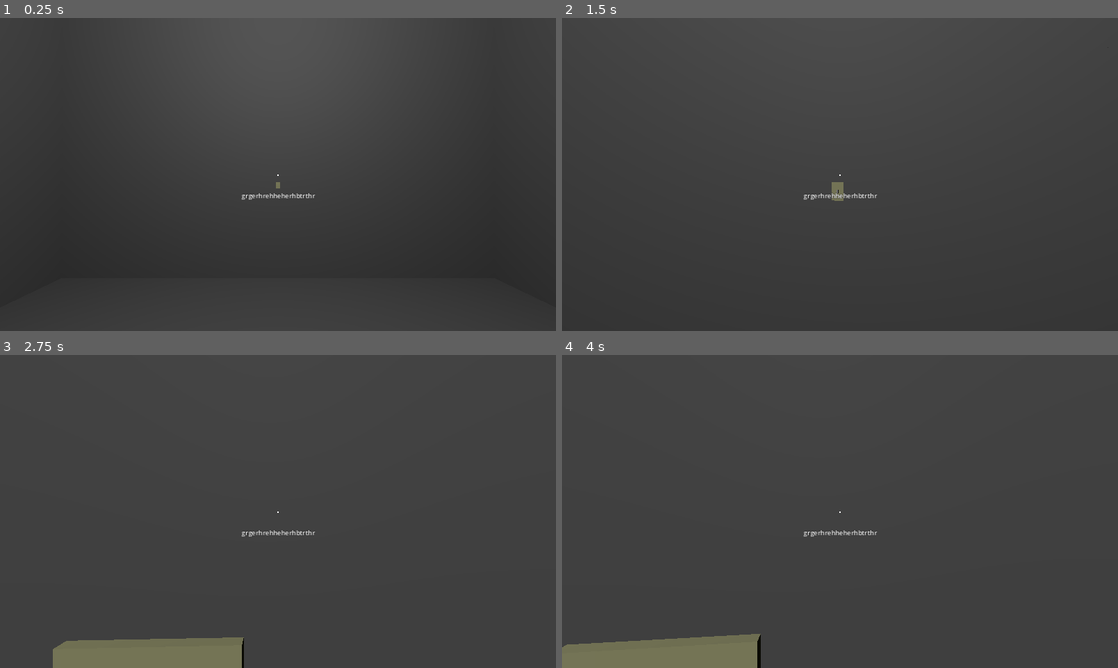
Above: before the commit, frames 1-4 (two rows, left to right).
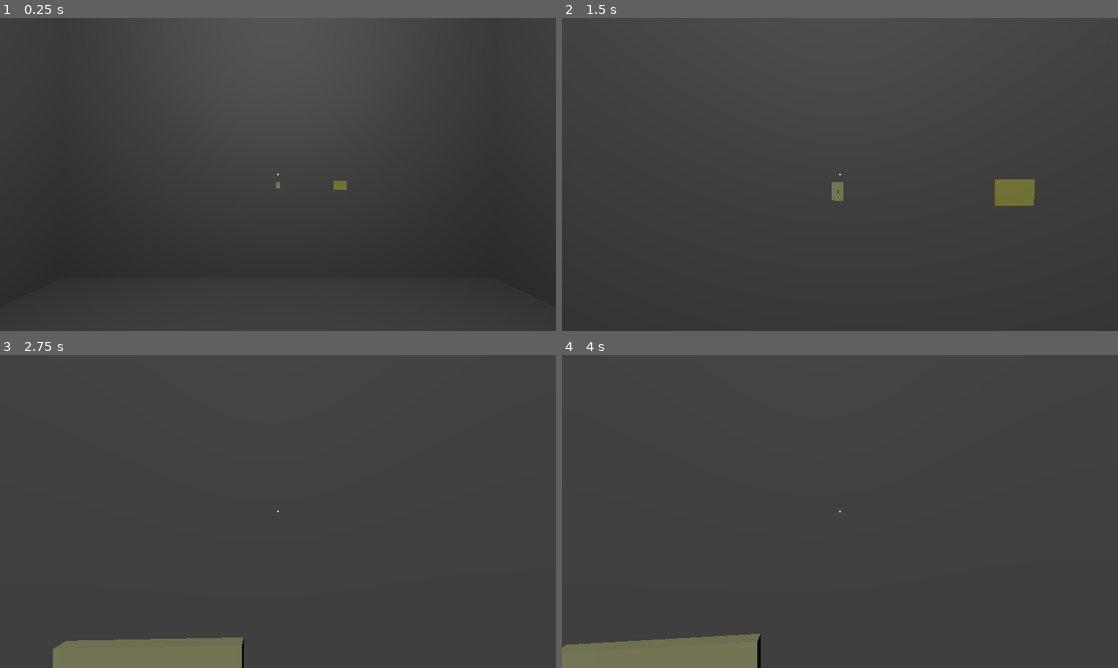
Above: after the commit, the same moments.

Repository: kaikzyx/ermo
Game: Godot game, scene res://source/main/main.tscn
Same seed, same stepped clock (60 frames per second), same inputs: the game is played once before the commit and once after it. Before the commit the project starts from res://source/main.tscn.
Inputs (mouse positions are in pixels of both pictures, inside the frame that each line leads up to):
- Up to frame 1 (0.25 s): no input
- Up to frame 2 (1.5 s): tap Enter at 0.5 s; move the mouse to (867, 174) at 0.52 s; hold W (forward) from 0.53 s (still down); tap E (interact) at 0.6 s; tap Backspace (stop_inspect, bound only after the commit) at 0.8, 1.35 s; move the mouse to (812, 174) at 1.27 s
- Up to frame 3 (2.75 s): keep holding W (forward); tap E (interact) at 1.55, 2.1 s; move the mouse to (289, 505) at 2.02 s; tap Backspace (stop_inspect, bound only after the commit) at 2.3 s
- Up to frame 4 (4 s): keep holding W (forward); tap Space at 2.75 s; move the mouse to (834, 517) at 2.77 s; tap Backspace (stop_inspect, bound only after the commit) at 2.85, 3.8 s; tap E (interact) at 3.05, 3.6 s; tap Enter at 3.5 s; move the mouse to (878, 514) at 3.52 s

The runs differ from the first frame. In frame 1, 0.2% of the frame differs, in the area x 43-63%, y 49-58%; in frame 2, 0.7%, in the area x 43-85%, y 49-60%; in frame 3, 0.1%; in frame 4, 0.1%.

Commit message:
Added global autoload, Readable interaction, inspection system and some changes.

Diff:
--- a/project.godot
+++ b/project.godot
@@ -11,9 +11,13 @@
 [application]
 
 config/name="Coexistence"
-run/main_scene="res://source/main.tscn"
+run/main_scene="res://source/main/main.tscn"
 config/features=PackedStringArray("4.3", "Mobile")
 config/icon="res://icon.svg"
+
+[autoload]
+
+Global="*res://source/global.gd"
 
 [display]
 
@@ -48,6 +52,11 @@
 "events": [Object(InputEventKey,"resource_local_to_scene":false,"resource_name":"","device":-1,"window_id":0,"alt_press …(192 unchanged characters)…
 ]
 }
+stop_inspect={
+"deadzone": 0.5,
+"events": [Object(InputEventKey,"resource_local_to_scene":false,"resource_name":"","device":-1,"window_id":0,"alt_pressed":false,"shift_pressed":false,"ctrl_pressed":false,"meta_pressed":false,"pressed":false,"keycode":4194308,"physical_keycode":0,"key_label":0,"unicode":0,"location":0,"echo":false,"script":null)
+]
+}
 
 [layer_names]
 
--- /dev/null
+++ b/source/global.gd
@@ -0,0 +1,11 @@
+extends Node
+
+var main: Main
+var actor: Player
+
+func get_prompt(action: StringName) -> StringName:
+	for event in InputMap.action_get_events(action):
+		if event is InputEventKey:
+			return &"[" + event.as_text_keycode() + &"]"
+
+	return &"<Keycode not found>"
--- /dev/null
+++ b/source/interface/aim_interface.gd
@@ -0,0 +1,17 @@
+class_name AimInterface extends Control
+
+@onready var _prompt: Label = $Prompt
+
+func _ready() -> void:
+	# Show player interaction information.
+	if is_instance_valid(Global.actor):
+		Global.actor.interator.focus_entered.connect(_on_actor_interator_focus_entered)
+		Global.actor.interator.focus_exited.connect(_on_actor_interator_focus_exited)
+
+func _on_actor_interator_focus_entered(interactable: Interactable) -> void:
+	_prompt.text = interactable.message + &"\nInteract: " + Global.get_prompt(&"interact")
+	_prompt.show()
+
+func _on_actor_interator_focus_exited(_interactable: Interactable) -> void:
+	_prompt.text = &""
+	_prompt.hide()
--- /dev/null
+++ b/source/interface/aim_interface.tscn
@@ -0,0 +1,45 @@
+[gd_scene load_steps=2 format=3 uid="uid://c2k61d5pgd0l5"]
+
+[ext_resource type="Script" path="res://source/interface/aim_interface.gd" id="1_mixqu"]
+
+[node name="AimInterface" type="Control"]
+layout_mode = 3
+anchors_preset = 15
+anchor_right = 1.0
+anchor_bottom = 1.0
+grow_horizontal = 2
+grow_vertical = 2
+script = ExtResource("1_mixqu")
+
+[node name="Prompt" type="Label" parent="."]
+layout_mode = 1
+anchors_preset = 8
+anchor_left = 0.5
+anchor_top = 0.5
+anchor_right = 0.5
+anchor_bottom = 0.5
+offset_left = -0.5
+offset_top = 39.0
+offset_right = 0.5
+offset_bottom = 61.0
+grow_horizontal = 2
+grow_vertical = 2
+theme_override_colors/font_outline_color = Color(0, 0, 0, 1)
+theme_override_constants/outline_size = 2
+theme_override_font_sizes/font_size = 15
+horizontal_alignment = 1
+vertical_alignment = 1
+
+[node name="Reticula" type="ColorRect" parent="."]
+layout_mode = 1
+anchors_preset = 8
+anchor_left = 0.5
+anchor_top = 0.5
+anchor_right = 0.5
+anchor_bottom = 0.5
+offset_left = -1.25
+offset_top = -1.25
+offset_right = 1.25
+offset_bottom = 1.25
+grow_horizontal = 2
+grow_vertical = 2
--- /dev/null
+++ b/source/interface/interactables/interactable_interface.gd
@@ -0,0 +1,9 @@
+class_name InteractableInterface extends Control
+
+signal exited()
+
+var interactable: Interactable = null
+
+func _input(_event: InputEvent) -> void:
+	if Input.is_action_just_pressed(&"stop_inspect"):
+		exited.emit()
--- /dev/null
+++ b/source/interface/interactables/readable_interface.gd
@@ -0,0 +1,15 @@
+class_name ReadableInterface extends InteractableInterface
+
+@onready var _label_exit_message: Label = $ExitMessage
+@onready var _label_content: Label = $Content
+
+func _ready() -> void:
+	_label_exit_message.text = &"Exit: " + Global.get_prompt(&"stop_inspect")
+
+ 	# Show the readable content.
+	if is_instance_valid(interactable):
+		if interactable is Readable:
+			_label_content.text = interactable.content
+			return
+
+	_label_content.text = &"<empty>"
--- /dev/null
+++ b/source/interface/interactables/readable_interface.tscn
@@ -0,0 +1,50 @@
+[gd_scene load_steps=2 format=3 uid="uid://cla3ts4lhq4iv"]
+
+[ext_resource type="Script" path="res://source/interface/interactables/readable_interface.gd" id="1_8m31q"]
+
+[node name="InspectReadable" type="Control"]
+layout_mode = 3
+anchors_preset = 15
+anchor_right = 1.0
+anchor_bottom = 1.0
+grow_horizontal = 2
+grow_vertical = 2
+script = ExtResource("1_8m31q")
+
+[node name="Background" type="ColorRect" parent="."]
+layout_mode = 1
+anchors_preset = 15
+anchor_right = 1.0
+anchor_bottom = 1.0
+grow_horizontal = 2
+grow_vertical = 2
+color = Color(0, 0, 0, 0.74902)
+
+[node name="ExitMessage" type="Label" parent="."]
+layout_mode = 1
+offset_left = 25.0
+offset_top = 25.0
+offset_right = 26.0
+offset_bottom = 47.0
+theme_override_colors/font_outline_color = Color(0, 0, 0, 1)
+theme_override_constants/outline_size = 2
+theme_override_font_sizes/font_size = 10
+
+[node name="Content" type="Label" parent="."]
+layout_mode = 1
+anchors_preset = -1
+anchor_right = 1.0
+anchor_bottom = 1.0
+offset_left = 340.0
+offset_top = 60.0
+offset_right = -340.0
+offset_bottom = -60.0
+grow_horizontal = 2
+grow_vertical = 2
+theme_override_colors/font_outline_color = Color(0, 0, 0, 1)
+theme_override_constants/outline_size = 2
+theme_override_font_sizes/font_size = 15
+horizontal_alignment = 1
+vertical_alignment = 1
+autowrap_mode = 2
+metadata/_edit_use_anchors_ = true
--- a/source/main.gd
+++ /dev/null
@@ -1,34 +0,0 @@
-extends Node3D
-
-@export var actor: Player
-
-@onready var _prompt: Label = $Interface/Control/Prompt
-
-func _ready() -> void:
-	Input.mouse_mode = Input.MOUSE_MODE_CAPTURED
-
-	# Show player interaction information.
-	if is_instance_valid(actor):
-		var interator: Node = actor.find_child(&"Interator")
-		if is_instance_valid(interator):
-			if interator is Interator:
-				interator.focus_entered.connect(func(interactable: Interactable) -> void:
-					_prompt.text = interactable.message + &"\n" + _get_prompt()
-					_prompt.show())
-				interator.focus_exited.connect(func(_interactable: Interactable) -> void:
-					_prompt.text = &""
-					_prompt.hide())
-
-func _input(event: InputEvent) -> void:
-	if event is InputEventKey:
-		# Toggle mouse mode between captured and visible.
-		if event.pressed and event.keycode == KEY_ESCAPE:
-			var captured: bool = Input.mouse_mode == Input.MOUSE_MODE_CAPTURED
-			Input.mouse_mode = Input.MOUSE_MODE_VISIBLE if captured else Input.MOUSE_MODE_CAPTURED
-
-func _get_prompt() -> StringName:
-	for event in InputMap.action_get_events(&"interact"):
-		if event is InputEventKey:
-			return &"Interact: [" + event.as_text_keycode() + &"]"
-
-	return &"Keycode not found."
--- a/source/main.tscn
+++ /dev/null
@@ -1,67 +0,0 @@
-[gd_scene load_steps=5 format=3 uid="uid://ca0s6nwdkrvfw"]
-
-[ext_resource type="PackedScene" uid="uid://bdp78c0tt0nxf" path="res://source/map/map.tscn" id="1_sdtj2"]
-[ext_resource type="Script" path="res://source/main.gd" id="1_yqr8r"]
-[ext_resource type="PackedScene" uid="uid://dj0iyk8t13mtc" path="res://source/player/player.tscn" id="2_7tfq4"]
-
-[sub_resource type="Environment" id="Environment_mdpnj"]
-background_mode = 1
-background_color = Color(0.0392157, 0.0392157, 0.0392157, 1)
-
-[node name="Main" type="Node3D" node_paths=PackedStringArray("actor")]
-script = ExtResource("1_yqr8r")
-actor = NodePath("Player")
-
-[node name="WorldEnvironment" type="WorldEnvironment" parent="."]
-environment = SubResource("Environment_mdpnj")
-
-[node name="Map" parent="." instance=ExtResource("1_sdtj2")]
-
-[node name="Player" parent="." instance=ExtResource("2_7tfq4")]
-transform = Transform3D(1, 0, 0, 0, 1, 0, 0, 0, 1, 0, 1.13575, 0)
-
-[node name="Interface" type="CanvasLayer" parent="."]
-
-[node name="Control" type="Control" parent="Interface"]
-layout_mode = 3
-anchors_preset = 8
-anchor_left = 0.5
-anchor_top = 0.5
-anchor_right = 0.5
-anchor_bottom = 0.5
-grow_horizontal = 2
-grow_vertical = 2
-
-[node name="Reticula" type="ColorRect" parent="Interface/Control"]
-layout_mode = 1
-anchors_preset = 8
-anchor_left = 0.5
-anchor_top = 0.5
-anchor_right = 0.5
-anchor_bottom = 0.5
-offset_left = -1.25
-offset_top = -0.5
-offset_right = 1.25
-offset_bottom = 2.0
-grow_horizontal = 2
-grow_vertical = 2
-
-[node name="Prompt" type="Label" parent="Interface/Control"]
-layout_mode = 1
-anchors_preset = 8
-anchor_left = 0.5
-anchor_top = 0.5
-anchor_right = 0.5
-anchor_bottom = 0.5
-offset_left = -112.5
-offset_top = 35.0
-offset_right = 112.5
-offset_bottom = 63.0
-grow_horizontal = 2
-grow_vertical = 2
-theme_override_colors/font_outline_color = Color(0, 0, 0, 1)
-theme_override_constants/outline_size = 2
-theme_override_font_sizes/font_size = 15
-text = "grgerhrehheherhbtrthr"
-horizontal_alignment = 1
-vertical_alignment = 1
--- /dev/null
+++ b/source/main/main.gd
@@ -0,0 +1,38 @@
+class_name Main extends Node3D
+
+@onready var interface: CanvasLayer = $Interface
+var resting: bool = true
+
+var _scene_aim_interface: PackedScene = load("res://source/interface/aim_interface.tscn")
+var _control_aim_interface: AimInterface = null
+
+func _ready() -> void:
+	Input.mouse_mode = Input.MOUSE_MODE_CAPTURED
+	Global.main = self
+	rest(false)
+
+func _input(event: InputEvent) -> void:
+	if event is InputEventKey:
+		# Toggle mouse mode between captured and visible.
+		if event.pressed and event.keycode == KEY_ESCAPE:
+			var captured: bool = Input.mouse_mode == Input.MOUSE_MODE_CAPTURED
+			Input.mouse_mode = Input.MOUSE_MODE_VISIBLE if captured else Input.MOUSE_MODE_CAPTURED
+
+func rest(enable: bool) -> void:
+	# Toggle rest mode.
+	if resting != enable:
+		resting = enable
+
+		if enable:
+			# Remove the aim interface when rest.
+			if is_instance_valid(_control_aim_interface):
+				_control_aim_interface.queue_free()
+		else:
+			# Create the aim interface when stop rest.
+			if _scene_aim_interface.can_instantiate():
+				_control_aim_interface = _scene_aim_interface.instantiate()
+				interface.add_child(_control_aim_interface)
+
+		if is_instance_valid(Global.actor):
+			Global.actor.controllable = not enable
+			Global.actor.interator.enabled = not enable
--- /dev/null
+++ b/source/main/main.tscn
@@ -0,0 +1,24 @@
+[gd_scene load_steps=5 format=3 uid="uid://ca0s6nwdkrvfw"]
+
+[ext_resource type="PackedScene" uid="uid://bdp78c0tt0nxf" path="res://source/map/map.tscn" id="1_sdtj2"]
+[ext_resource type="Script" path="res://source/main/main.gd" id="1_yqr8r"]
+[ext_resource type="PackedScene" uid="uid://dj0iyk8t13mtc" path="res://source/player/player.tscn" id="2_7tfq4"]
+
+[sub_resource type="Environment" id="Environment_mdpnj"]
+background_mode = 1
+background_color = Color(0.0392157, 0.0392157, 0.0392157, 1)
+
+[node name="Main" type="Node3D"]
+script = ExtResource("1_yqr8r")
+
+[node name="Level" type="Node3D" parent="."]
+
+[node name="World" type="WorldEnvironment" parent="Level"]
+environment = SubResource("Environment_mdpnj")
+
+[node name="Map" parent="Level" instance=ExtResource("1_sdtj2")]
+
+[node name="Player" parent="Level" instance=ExtResource("2_7tfq4")]
+transform = Transform3D(1, 0, 0, 0, 1, 0, 0, 0, 1, 0, 1.13575, 0)
+
+[node name="Interface" type="CanvasLayer" parent="."]
--- a/source/map/map.tscn
+++ b/source/map/map.tscn
@@ -1,8 +1,9 @@
-[gd_scene load_steps=4 format=3 uid="uid://bdp78c0tt0nxf"]
+[gd_scene load_steps=5 format=3 uid="uid://bdp78c0tt0nxf"]
 
 [ext_resource type="MeshLibrary" uid="uid://d4g23fr0wjfo" path="res://assets/tile_set.tres" id="1_rkriy"]
 [ext_resource type="PackedScene" uid="uid://cak0xen2x4vpj" path="res://source/objects/interactables/light_switch.tscn" id="2_4ohdw"]
 [ext_resource type="PackedScene" uid="uid://c4u5318gr0unv" path="res://source/objects/light_buld.tscn" id="3_eeqq3"]
+[ext_resource type="PackedScene" uid="uid://c7ln0150vyphq" path="res://source/objects/interactables/readable.tscn" id="4_p4yew"]
 
 [node name="Map" type="Node3D"]
 
@@ -23,3 +24,6 @@
 
 [node name="LightBuld" parent="." instance=ExtResource("3_eeqq3")]
 transform = Transform3D(1, 0, 0, 0, 1, 0, 0, 0, 1, 0, 4.975, 0)
+
+[node name="Letter" parent="." instance=ExtResource("4_p4yew")]
+transform = Transform3D(1, 0, 0, 0, 1, 0, 0, 0, 1, 1, 1.5, -3.49)
--- /dev/null
+++ b/source/objects/interactables/letter.tscn
@@ -0,0 +1,26 @@
+[gd_scene load_steps=5 format=3 uid="uid://c7ln0150vyphq"]
+
+[ext_resource type="Script" path="res://source/objects/interactables/readable.gd" id="1_3uxov"]
+
+[sub_resource type="BoxShape3D" id="BoxShape3D_wqsol"]
+size = Vector3(0.21, 0.148, 0.01)
+
+[sub_resource type="StandardMaterial3D" id="StandardMaterial3D_fcwni"]
+albedo_color = Color(1, 1, 0.498039, 1)
+
+[sub_resource type="BoxMesh" id="BoxMesh_hsi47"]
+material = SubResource("StandardMaterial3D_fcwni")
+size = Vector3(0.21, 0.148, 0.01)
+
+[node name="Letter" type="Area3D"]
+collision_layer = 4
+collision_mask = 3
+script = ExtResource("1_3uxov")
+content = "The key to the exit is not in strength, but in perception. You don't need to run away, but understand. Everything you see here is a reflection of what you don't understand about yourself. Start with the clock. He doesn't just tell time... he reveals the moment."
+message = &"Read the letter"
+
+[node name="Collision" type="CollisionShape3D" parent="."]
+shape = SubResource("BoxShape3D_wqsol")
+
+[node name="Mesh" type="MeshInstance3D" parent="."]
+mesh = SubResource("BoxMesh_hsi47")
--- /dev/null
+++ b/source/objects/interactables/readable.gd
@@ -0,0 +1,20 @@
+class_name Readable extends Interactable
+
+@export_multiline var content: String = &"Nothing to read."
+
+var _scene_readable_interface: PackedScene = load("res://source/interface/interactables/readable_interface.tscn")
+
+func _ready() -> void:
+	# Create a readable interface when interacting.
+	interacted.connect(func(_interator: Interator) -> void:
+		if not _scene_readable_interface.can_instantiate(): return
+
+		var readable_interface: ReadableInterface = _scene_readable_interface.instantiate()
+		readable_interface.interactable = self
+
+		readable_interface.exited.connect(func() -> void:
+			readable_interface.queue_free()
+			Global.main.rest(false))
+
+		Global.main.interface.add_child(readable_interface)
+		Global.main.rest(true))
--- a/source/player/player.gd
+++ b/source/player/player.gd
@@ -1,16 +1,25 @@
 class_name Player extends CharacterBody3D
 
+@onready var interator: Interator = $Head/Interator
 var speed: float = 2.5
 var acceleration: float = 7.5
+var controllable: bool = true
 
 @onready var _head: Node3D = $Head
 static var _mouse_sensitivity: float = 0.001
 static var _camera_threshold: float = deg_to_rad(70.0)
 
+func _ready() -> void:
+	Global.actor = self
+
 func _physics_process(delta: float) -> void:
 	# Movement logic.
-	var input: Vector2 = Input.get_vector(&"left", &"right", &"forward", &"backward")
-	var movement: Vector3 = Vector3(input.x, 0.0, input.y).rotated(Vector3.UP, rotation.y)
+	var movement: Vector3 = Vector3.ZERO
+
+	if controllable:
+		var input: Vector2 = Input.get_vector(&"left", &"right", &"forward", &"backward")
+		movement = Vector3(input.x, 0.0, input.y).rotated(Vector3.UP, rotation.y)
+
 	var goal: Vector3 = velocity.lerp(movement * speed, acceleration * delta)
 	velocity = Vector3(goal.x, velocity.y, goal.z)
 
@@ -23,7 +32,7 @@
 func _input(event):
 	if event is InputEventMouseMotion:
 		# Fist person camera logic.
-		if Input.mouse_mode == Input.MOUSE_MODE_CAPTURED:
+		if controllable and Input.mouse_mode == Input.MOUSE_MODE_CAPTURED:
 			rotate_y(-event.relative.x * _mouse_sensitivity)
 			_head.rotate_x(-event.relative.y * _mouse_sensitivity)
 			_head.rotation.x = clampf(_head.rotation.x, -_camera_threshold, _camera_threshold)
Not shown: 2 places in assets/tile_set.tres that only renumber resources
